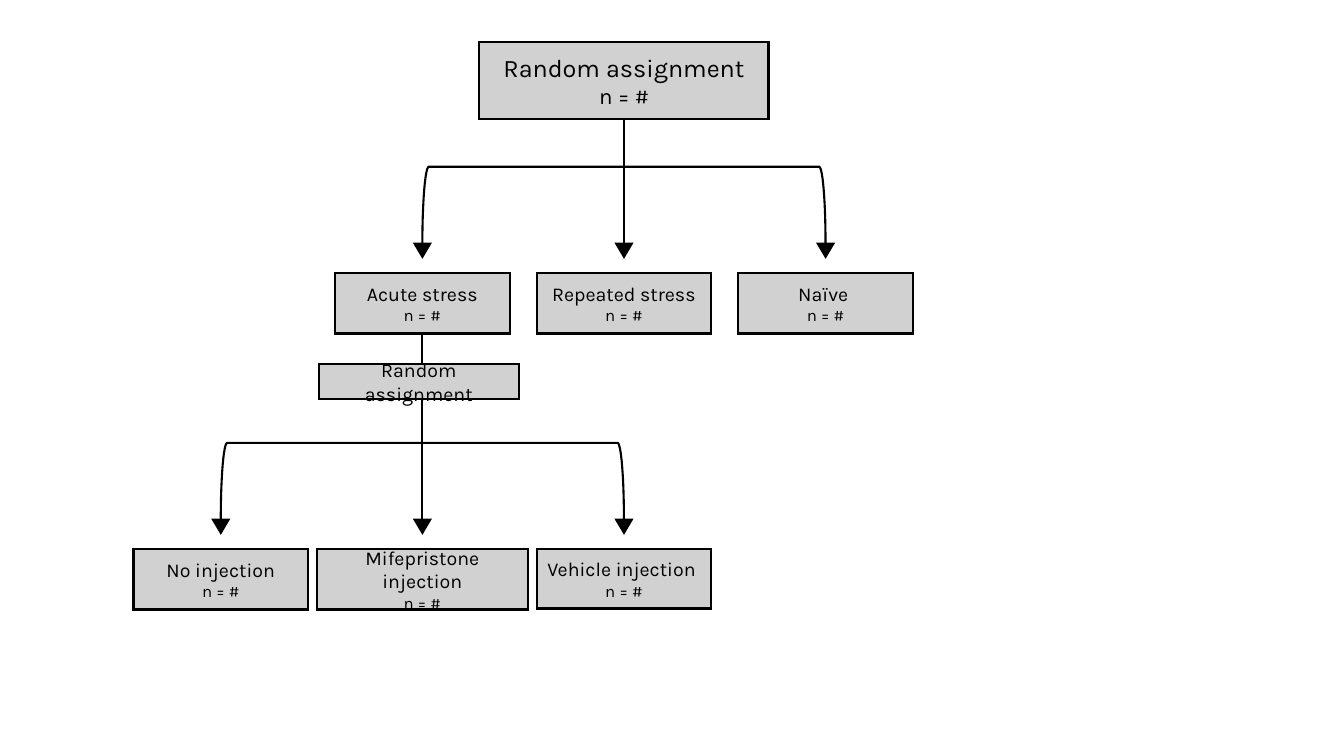
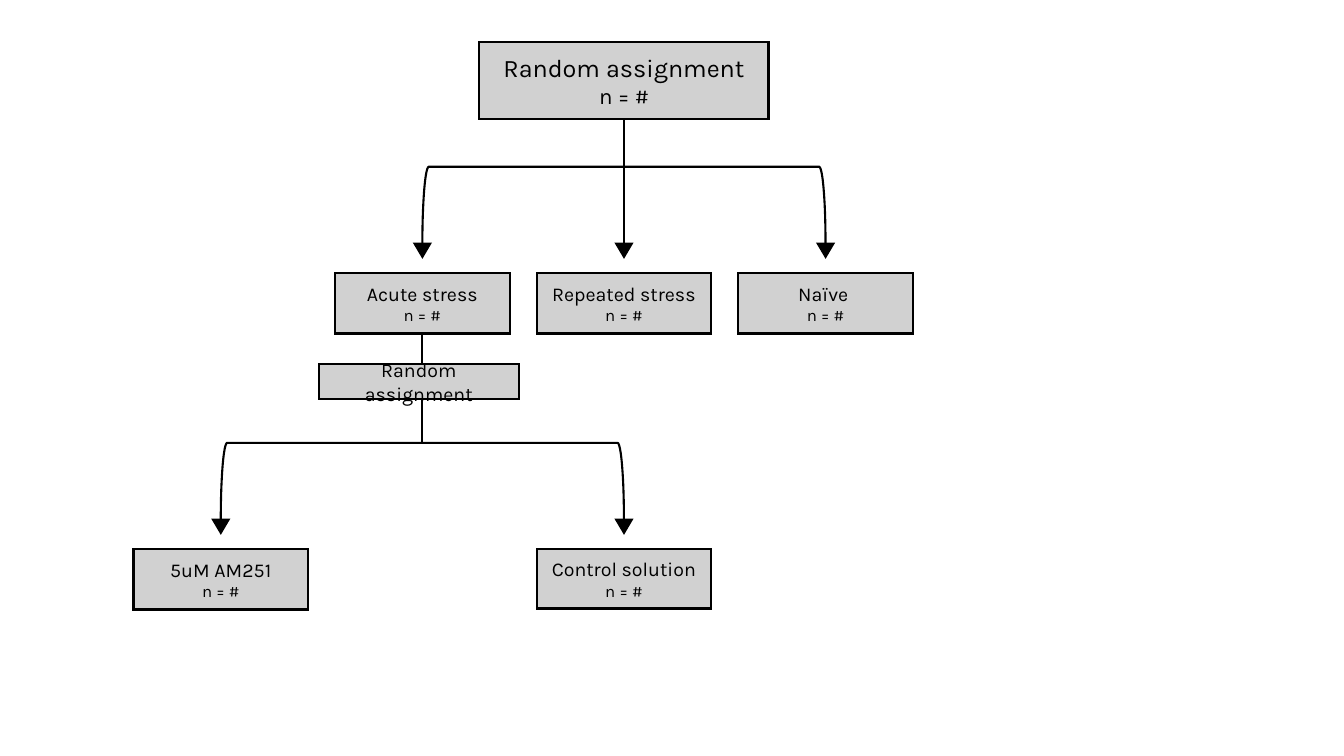
Before and after one commit to rmuzzatti/honours, a slide deck: slide 1 of Writing/thesis/schematics.pptx. Drawn at 1344x756 pixels with LibreOffice and Linux fonts; fonts in the diff are those of the drawing. Boxes give left, top, right and bottom in pixels: in the first picture for what was removed or moved away, otherwise in the second. Text is boxed around its words. In the diff, an @@ line names an element or a change of style, - is before the commit and + after.

```diff
--- a/Writing/thesis/schematics.pptx
+++ b/Writing/thesis/schematics.pptx
@@ line moved from (422, 334) - (422, 530) to (422, 334) - (422, 443) @@
@@ triangle removed at (414, 519, 430, 532) @@
@@ text in rectangle at (170, 564, 271, 578): text changed @@
-No injection
+5uM AM251
@@ rectangle removed at (317, 549, 527, 610) @@
-Mifepristone injection
-n = #
@@ text in rectangle at (552, 562, 696, 576): text changed @@
-Vehicle injection
+Control solution
```
Also in this commit, not shown: 8 other files.
